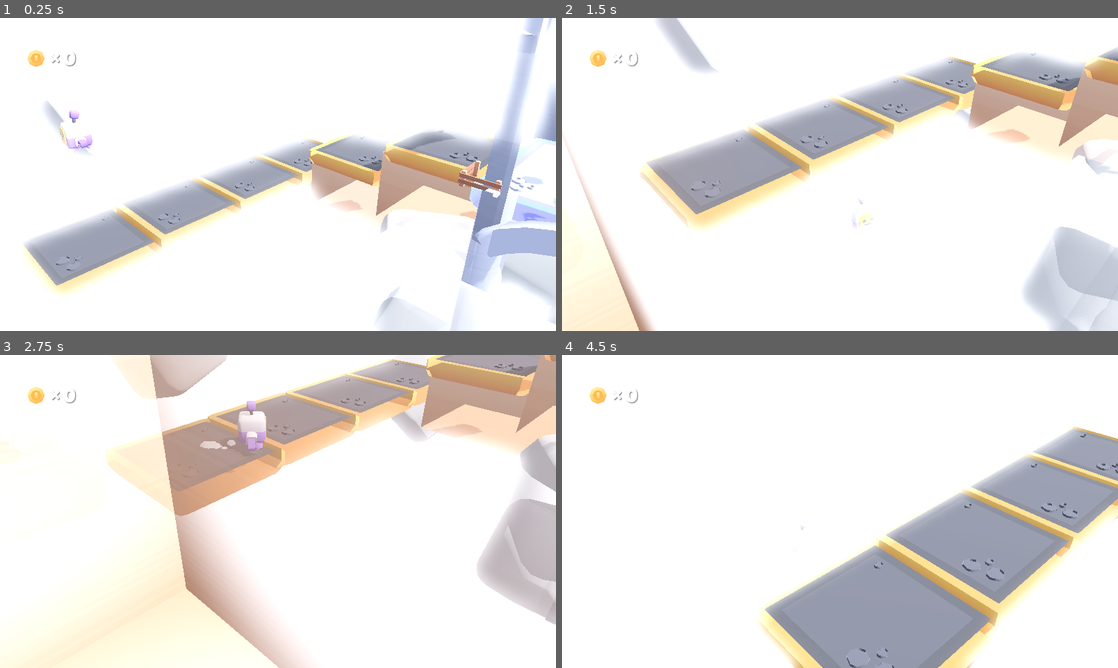
Above: before the commit, frames 1-4 (two rows, left to right).
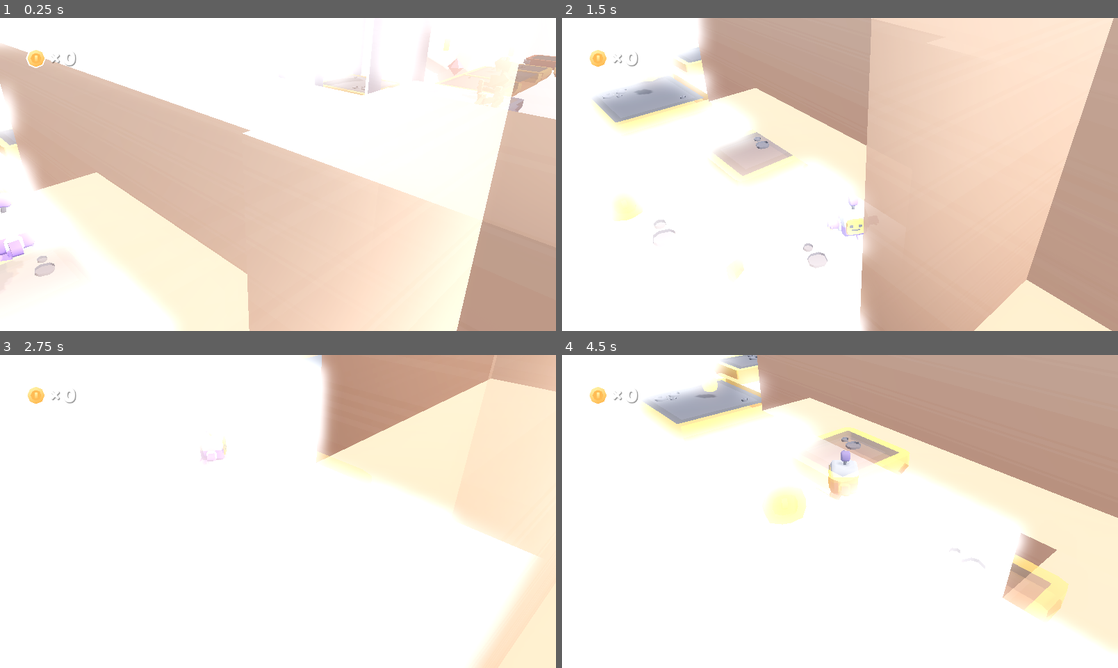
Above: after the commit, the same moments.

Repository: ziOOOtis/LevelDesignPlatformerKit
Game: Godot game, scene res://scenes/Block.tscn
Same seed, same stepped clock (60 frames per second), same inputs: the game is played once before the commit and once after it.
Inputs:
- Up to frame 1 (0.25 s): no input
- Up to frame 2 (1.5 s): hold D (move_right) 0.53-1.28 s; tap Down (camera_down) at 0.6 s; tap Space (jump) at 0.77 s; hold S (move_back) from 1.28 s (still down); tap Left (camera_left) at 1.35 s
- Up to frame 3 (2.75 s): tap Space (jump) at 1.52 s; release S (move_back) at 2.03 s; hold D (move_right) from 2.03 s (still down); tap Right (camera_right) at 2.1 s
- Up to frame 4 (4.5 s): release D (move_right) at 2.78 s; hold W (move_forward) 2.78-3.53 s; tap Up (camera_up) at 2.85 s; tap Space (jump) at 3.02, 3.77 s; hold A (move_left) from 3.53 s (still down); tap Down (camera_down) at 3.6 s; tap Left (camera_left) at 4.35 s

The runs differ from the first frame. In frame 1, 63% of the frame differs, in the area x 0-100%, y 0-100%; in frame 2, 68%; in frame 3, 44%; in frame 4, 53%.

Commit message:
seems better by using art..

Diff:
--- /dev/null
+++ b/models/props/forArch.tscn
@@ -0,0 +1,16 @@
+[gd_scene load_steps=4 format=3 uid="uid://c8j27k4i65pfv"]
+
+[ext_resource type="PackedScene" uid="uid://d2fiws3me3mvf" path="res://models/prototyping/models/wall-round-low.glb" id="1_g1n0n"]
+[ext_resource type="Texture2D" uid="uid://bvj25ii6y01ic" path="res://models/prototyping/models/Textures/colormap.png" id="2_a8w3e"]
+
+[sub_resource type="StandardMaterial3D" id="StandardMaterial3D_nlj7x"]
+resource_name = "colormap"
+cull_mode = 2
+albedo_texture = ExtResource("2_a8w3e")
+texture_filter = 2
+distance_fade_max_distance = 0.5
+
+[node name="wall-round-low2" instance=ExtResource("1_g1n0n")]
+
+[node name="wall-round-low" parent="." index="0"]
+surface_material_override/0 = SubResource("StandardMaterial3D_nlj7x")
--- a/objects/arch_t.tscn
+++ b/objects/arch_t.tscn
@@ -1,7 +1,7 @@
 [gd_scene load_steps=3 format=3 uid="uid://22df6b88igs0"]
 
-[ext_resource type="PackedScene" uid="uid://d2fiws3me3mvf" path="res://models/prototyping/models/wall-round-low.glb" id="2_alees"]
 [ext_resource type="PackedScene" uid="uid://cgjrrd0b82ycg" path="res://objects/column_rounded_2.tscn" id="2_qju3w"]
+[ext_resource type="PackedScene" uid="uid://c8j27k4i65pfv" path="res://models/props/forArch.tscn" id="2_s2qlx"]
 
 [node name="Arch" type="Node3D"]
 
@@ -11,5 +11,5 @@
 [node name="column-rounded3" parent="." instance=ExtResource("2_qju3w")]
 transform = Transform3D(1.00292, 0, 0, 0, 2.09768, 0, 0, 0, 1.00292, -0.0124722, -0.577913, -1.1356)
 
-[node name="wall-round-low2" parent="." instance=ExtResource("2_alees")]
-transform = Transform3D(-3.09034e-08, -0.279284, 3.09034e-08, 0.706987, -1.22079e-08, -0.706987, 0.706987, 0, 0.706987, 0.0703616, 1.14365, -0.517102)
+[node name="wall-round-low3" parent="." instance=ExtResource("2_s2qlx")]
+transform = Transform3D(-1.28006e-08, -0.279284, 3.09034e-08, 0.706987, -8.63228e-09, -0.706987, 0.706987, 3.57562e-09, 0.706987, 0.0703616, 1.14365, -0.517102)
--- a/objects/block_way.tscn
+++ b/objects/block_way.tscn
@@ -3,10 +3,10 @@
 [sub_resource type="BoxMesh" id="BoxMesh_u4th0"]
 
 [sub_resource type="StandardMaterial3D" id="StandardMaterial3D_ra8pj"]
-albedo_color = Color(0.593244, 0.626498, 0.699009, 1)
+albedo_color = Color(0.592157, 0.627451, 0.698039, 0.87451)
 distance_fade_mode = 1
-distance_fade_min_distance = 1.5
-distance_fade_max_distance = 12.0
+distance_fade_min_distance = 2.0
+distance_fade_max_distance = 15.0
 
 [node name="Block way" type="Node3D"]
 
--- a/objects/column_rounded_2.tscn
+++ b/objects/column_rounded_2.tscn
@@ -9,7 +9,8 @@
 albedo_texture = ExtResource("2_sqhc7")
 texture_filter = 2
 distance_fade_mode = 1
-distance_fade_max_distance = 15.0
+distance_fade_min_distance = 2.0
+distance_fade_max_distance = 5.0
 
 [sub_resource type="BoxShape3D" id="BoxShape3D_owm35"]
 size = Vector3(0.198578, 0.996552, 0.196777)
--- a/scenes/Block.tscn
+++ b/scenes/Block.tscn
@@ -35,6 +35,7 @@
 [ext_resource type="PackedScene" uid="uid://cyvet7kb6y80r" path="res://objects/checkpoint.tscn" id="35_ue1im"]
 [ext_resource type="PackedScene" uid="uid://gv0n8ly1nkv2" path="res://objects/fog.tscn" id="35_wue15"]
 [ext_resource type="PackedScene" uid="uid://8oy6pvg8fq8g" path="res://objects/block_way.tscn" id="36_t2am1"]
+[ext_resource type="PackedScene" uid="uid://bca4l5fdc13un" path="res://models/props/fence-broken.glb" id="37_aijs0"]
 [ext_resource type="PackedScene" uid="uid://b56gvebgs3gqc" path="res://models/props/block-grass-large-slope.glb" id="37_jwj1d"]
 
 [sub_resource type="CameraAttributesPractical" id="CameraAttributesPractical_u8ojw"]
@@ -91,7 +92,7 @@
 camera_attributes = SubResource("CameraAttributesPractical_u8ojw")
 
 [node name="Player" parent="." node_paths=PackedStringArray("view") instance=ExtResource("2_2ho54")]
-transform = Transform3D(-0.436802, 0, -0.899558, 0, 1, 0, 0.899558, 0, -0.436802, -12.4856, 1.86931, 7.83892)
+transform = Transform3D(-0.436802, 0, -0.899558, 0, 1, 0, 0.899558, 0, -0.436802, -2.01676, 1.86931, 15.0438)
 view = NodePath("../View")
 
 [node name="View" type="Node3D" parent="." node_paths=PackedStringArray("target") groups=["View"]]
@@ -104,6 +105,7 @@
 transform = Transform3D(1, 0, 0, 0, 1, -3.57628e-07, 0, 0, 1, -0.0763659, 0.0322741, 9.93079)
 current = true
 fov = 40.0
+far = 45.0
 
 [node name="World" type="Node3D" parent="."]
 
@@ -413,12 +415,6 @@
 horizontal_alignment = 1
 vertical_alignment = 1
 
-[node name="fence-corner-curved2" parent="." instance=ExtResource("14_wr2pg")]
-transform = Transform3D(1, 0, 0, 0, 1, 0, 0, 0, 1, -2.62567, 0.5, 1.0771)
-
-[node name="fence-corner2" parent="." instance=ExtResource("15_gih5w")]
-transform = Transform3D(1, 0, 0, 0, 1, 0, 0, 0, 1, -4.7233, 0.5, 1.2533)
-
 [node name="flag" parent="." instance=ExtResource("7_iqjvp")]
 transform = Transform3D(2, 0, 0, 0, 2, 0, 0, 0, 2, 27.901, -0.474064, -1.89378)
 
@@ -490,7 +486,7 @@
 transform = Transform3D(1, 0, 0, 0, 1, 0, 0, 0, 1, 17, -5, -12)
 
 [node name="arrows2" parent="." instance=ExtResource("25_64quq")]
-transform = Transform3D(1.89846, 0, -0.629178, 0.122747, 1.96157, 0.37037, 0.617088, -0.390181, 1.86198, -1.32426, 0.399259, -2.27315)
+transform = Transform3D(1.78062, 0.0601565, -0.908727, 0.122747, 1.96157, 0.37037, 0.902406, -0.385516, 1.74271, -0.848673, 0.399259, -2.45878)
 
 [node name="arrows3" parent="." instance=ExtResource("25_64quq")]
 transform = Transform3D(2, 0, 0, 0, 2, 0, 0, 0, 2, 9.20799, 0.446696, 22.8787)
@@ -629,6 +625,12 @@
 [node name="Arch5" parent="." instance=ExtResource("32_e0s5y")]
 transform = Transform3D(3, 0, 0, 0, 3, 0, 0, 0, 3, -4.59203, 0.614704, 0.696534)
 
+[node name="Arch6" parent="." instance=ExtResource("32_e0s5y")]
+transform = Transform3D(2.5, 0, 0, 0, 2.5, 0, 0, 0, 2.5, -7.95727, 0.614704, 0.252169)
+
+[node name="Arch8" parent="." instance=ExtResource("32_e0s5y")]
+transform = Transform3D(2.5, 0, 0, 0, 2.5, 0, 0, 0, 2.5, -10.4437, 0.614704, 0.252169)
+
 [node name="coin3" parent="." instance=ExtResource("17_llxed")]
 transform = Transform3D(1, 0, 0, 0, 1, 0, 0, 0, 1, -2.43545, 2.04568, -0.661574)
 
@@ -656,36 +658,50 @@
 transform = Transform3D(0.0166695, -1.33263, 2.68772, 1.94678, -2.04016, -1.02362, 2.28249, 1.74982, 0.853441, -12.8261, -2.32611, -5.17221)
 
 [node name="Node3D8" parent="Fogs" instance=ExtResource("35_wue15")]
-transform = Transform3D(0.0227679, -2.56834, 1.5502, 2.99991, 0.0219252, -0.00773478, -0.00470757, 1.55021, 2.56843, -4.2766, -2.77459, 0.646411)
+transform = Transform3D(0.0227679, -2.56834, 1.5502, 2.99991, 0.0219252, -0.00773478, -0.00470757, 1.55021, 2.56843, -4.2766, -2.77459, -0.168241)
 
 [node name="Node3D9" parent="Fogs" instance=ExtResource("35_wue15")]
-transform = Transform3D(0.0177827, -2.80677, -1.05912, 2.24551, -0.689882, 1.86594, -1.98931, -0.803819, 2.09679, -4.53154, -6.75323, 0.635116)
+transform = Transform3D(0.0177827, -2.80677, -1.05912, 2.24551, -0.689882, 1.86594, -1.98931, -0.803819, 2.09679, -4.53154, -0.320605, -12.3777)
 
 [node name="Node3D3" parent="Fogs" instance=ExtResource("35_wue15")]
 transform = Transform3D(2.8931, 0.793692, -1.15138e-07, -0.294237, 1.07253, 2.78623, 0.737137, -2.68696, 1.11216, 18.6064, -6.33066, -1.68537)
 
 [node name="Node3D10" parent="Fogs" instance=ExtResource("35_wue15")]
-transform = Transform3D(2.8931, 0.793692, -1.15138e-07, -0.294237, 1.07253, 2.78623, 0.737137, -2.68696, 1.11216, 7.42974, -6.33066, -9.23604)
+transform = Transform3D(2.8931, 0.793692, -1.15138e-07, -0.294237, 1.07253, 2.78623, 0.737137, -2.68696, 1.11216, 7.42974, -1.5868, -9.23604)
 
 [node name="Node3D2" parent="Fogs" instance=ExtResource("35_wue15")]
-transform = Transform3D(4.52891, -3.695, 0, 3.695, 4.52891, 0, 0, 0, 5.845, 2.33065, -8.03112, -4.22018)
+transform = Transform3D(0.774835, -0.632164, 0, 0.632164, 0.774835, 0, 0, 0, 1, 4.85699, 0.834663, -7.31307)
 
 [node name="Node3D5" parent="Fogs" instance=ExtResource("35_wue15")]
-transform = Transform3D(3.44304, 1.36979, -4.52031, 1.4599, 5.01128, 2.63055, 4.49202, -2.67858, 2.6098, -6.74012, -8.03112, -8.1228)
+transform = Transform3D(1.17811, 0.468706, -1.54673, 0.499538, 1.71472, 0.900103, 1.53705, -0.916536, 0.893002, -6.74012, 0.154038, -8.1228)
 
 [node name="Node3D4" parent="Fogs" instance=ExtResource("35_wue15")]
-transform = Transform3D(5.845, 0, 0, 0, 5.37419, -2.29828, 0, 2.29828, 5.37419, -2.26774, -6.61169, 4.28163)
+transform = Transform3D(4, 0, 0, 0, 3.6778, -1.57282, 0, 1.57282, 3.6778, -6.4453, -4.79206, 4.56875)
 
 [node name="Block way" parent="." instance=ExtResource("36_t2am1")]
-transform = Transform3D(10.8339, 0, 0, 0, 6.21748, 0, 0, 0, 1.24502, 4.71415, -3.96315, -0.107887)
+transform = Transform3D(4.96031, 0, 0, 0, 6.21748, 0, 0, 0, 2.76283, 9.78355, -3.14549, -0.795605)
+
+[node name="Block way4" parent="." instance=ExtResource("36_t2am1")]
+transform = Transform3D(4.96031, 0, 0, 0, 6.21748, 0, 0, 0, 2.76283, 4.82275, -3.96315, -0.795605)
 
 [node name="Block way3" parent="." instance=ExtResource("36_t2am1")]
-transform = Transform3D(15.309, 0, 0, 0, 3.70088, 0, 0, 0, 3.67374, 7.68116, -3.46803, 2.88102)
+transform = Transform3D(10.9731, 0, 0, 0, 3.70088, 0, 0, 0, 3.67374, 5.98889, -3.46803, 2.86579)
 
 [node name="Block way2" parent="." instance=ExtResource("36_t2am1")]
 transform = Transform3D(4.55435, 0, 0, 0, 2.51482, 0, 0, 0, 3.06983, -3.05977, -4.87314, 3.83792)
 visible = false
 
+[node name="Art" type="Node3D" parent="."]
+
+[node name="fence-corner-curved2" parent="Art" instance=ExtResource("14_wr2pg")]
+transform = Transform3D(-1.5, 0, 2.26494e-07, 0, 1.5, 0, -2.26494e-07, 0, -1.5, -1.08479, 0.5, -2.36139)
+
+[node name="fence-corner2" parent="Art" instance=ExtResource("15_gih5w")]
+transform = Transform3D(-6.55671e-08, -1.30783e-15, 1.5, 0.257662, 1.4777, 1.12627e-08, -1.4777, 0.257662, -6.45925e-08, -1.0594, 0.63187, 0.828034)
+
+[node name="fence-broken2" parent="." instance=ExtResource("37_aijs0")]
+transform = Transform3D(-8.74228e-08, 0, 2, 0, 2, 0, -2, 0, -8.74228e-08, -1.23986, 0.483727, -0.58433)
+
 [connection signal="coin_collected" from="Player" to="HUD" method="_on_coin_collected"]
 [connection signal="reached_goal" from="Player" to="HUD" method="_on_player_reached_goal"]
 [connection signal="pressed" from="HUD/Control/PlayAgainButton" to="HUD" method="_on_play_again_button_pressed"]
Not shown: 1 places in scenes/Block.tscn that only renumber resources
